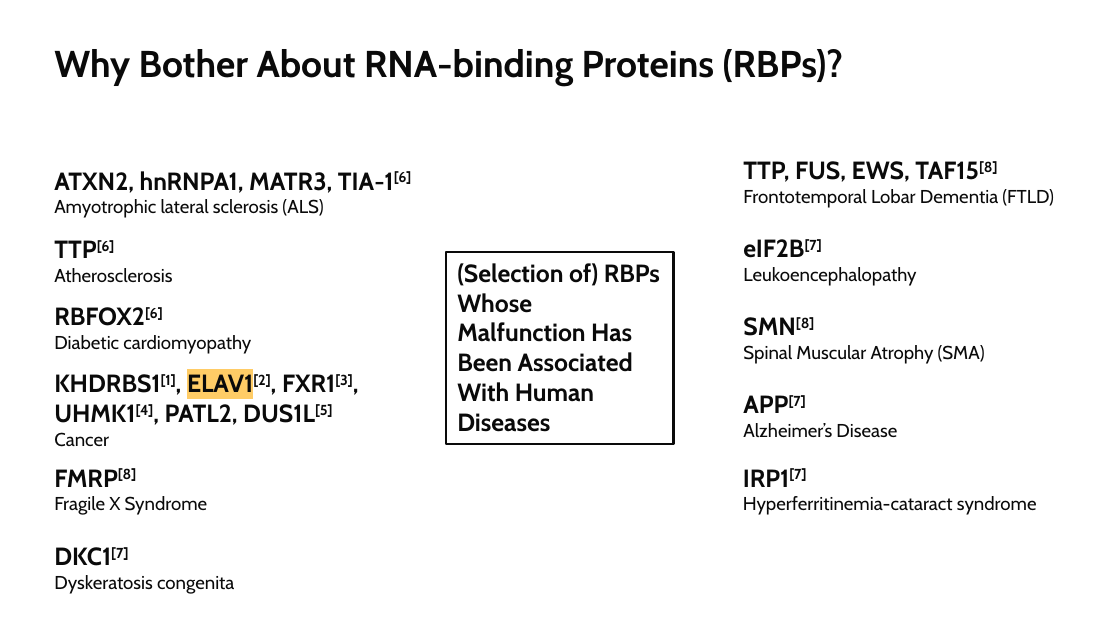
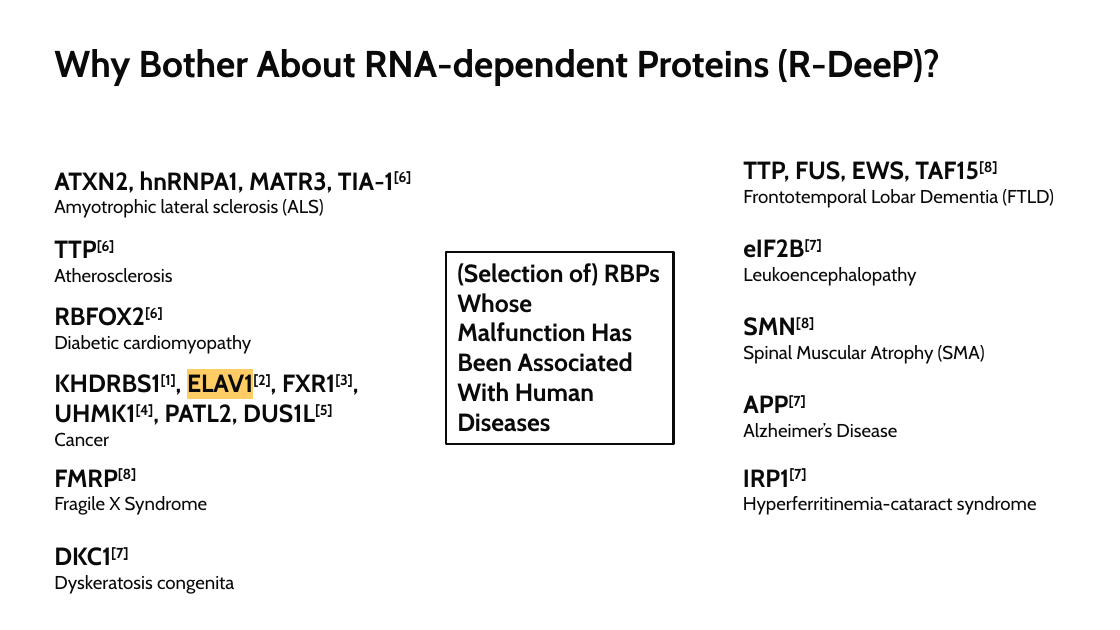
Before and after one commit to datascience-mobi-2022/2022-topic-03-team-02, a slide deck: slide 3 of projectproposal/PP.pptx. Drawn at 1120x630 pixels with LibreOffice and Linux fonts; fonts in the diff are those of the drawing. Boxes give left, top, right and bottom in pixels: in the first picture for what was removed or moved away, otherwise in the second. Text is boxed around its words. In the diff, an @@ line names an element or a change of style, - is before the commit and + after.

```diff
--- a/projectproposal/PP.pptx
+++ b/projectproposal/PP.pptx
@@ text at box(54, 49, 940, 86): text changed @@
-Why Bother About RNA-binding Proteins (RBPs)?
+Why Bother About RNA-dependent Proteins (R-DeeP)?
```
Also in this commit, not shown: 2 other slides changed.
